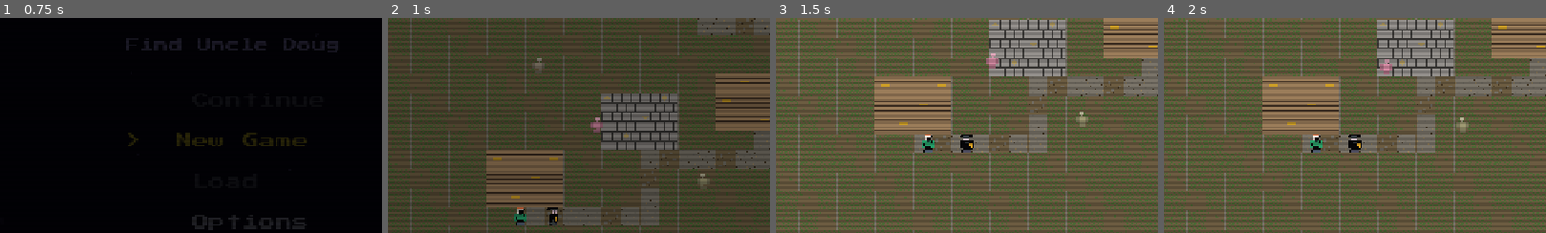
Above: before the commit, frames 1-4 (left to right).
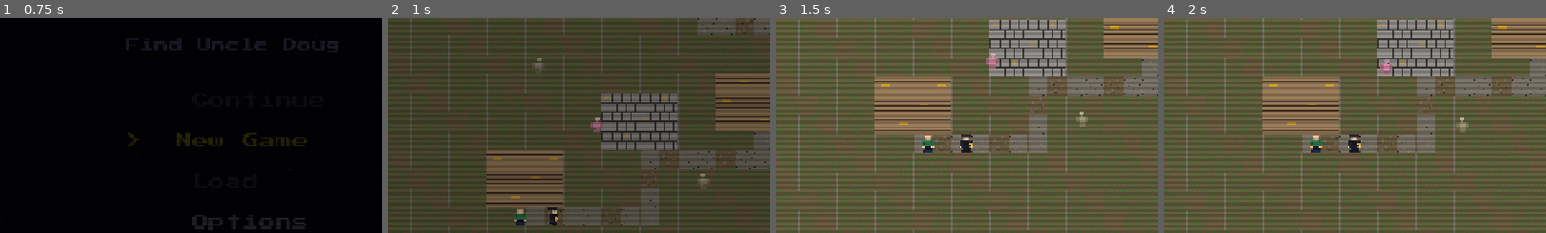
Above: after the commit, the same moments.

Repository: dougreichard/rpg_game
Game: Godot game, scene res://scenes/ui/TitleScreen.tscn
Two runs of this game, one before a commit and one after it. Both use one fixed random seed, a clock stepped at 60 frames per second and the inputs below.
Inputs (mouse positions are % of the whole screen's width and height, from its top left):
- Up to frame 1 (0.75 s): tap Enter (ui_accept) at 0.5 s; move the mouse to (72, 45) at 0.52 s; hold D (move_right) from 0.53 s (still down); hold Enter (ui_accept) from 0.53 s (still down); click (72, 45) at 0.67 s
- Up to frame 2 (1 s): keep holding D (move_right); keep holding Enter (ui_accept)
- Up to frame 3 (1.5 s): release D (move_right) at 1.25 s; release Enter (ui_accept) at 1.25 s; drag from (30, 55) to (45, 70) at 1.27 s
- Up to frame 4 (2 s): no input
The pictures show only the part of the screen within x 20-70%, y 33-83%; the shares and areas given below are measured in that part.

Frame 1 is identical in both runs. In frame 2, 0.2% of the frame differs, in the area x 33-45%, y 88-97%; in frame 3, 0.4%, in the area x 38-52%, y 54-63%; in frame 4, 0.4%.

Commit message:
Bigger Sprites

Diff:
--- a/scripts/overworld/overworld_map.gd
+++ b/scripts/overworld/overworld_map.gd
@@ -591,13 +591,13 @@
 
 	_active_player = PlayerScript.new()
 	add_child(_active_player)
-	_active_player.setup(_load_player_frames(active_name))
+	_active_player.setup(_load_player_frames(active_name), _player_sprite_scale(active_name))
 	_active_player.global_position = spawn
 	_active_player.mode = PlayerScript.Mode.ACTIVE
 
 	_standby_player = PlayerScript.new()
 	add_child(_standby_player)
-	_standby_player.setup(_load_player_frames(standby_name))
+	_standby_player.setup(_load_player_frames(standby_name), _player_sprite_scale(standby_name))
 	_standby_player.global_position = spawn + Vector2(-TILE, 0.0)
 	_standby_player.mode = PlayerScript.Mode.FOLLOW
 
@@ -609,6 +609,13 @@
 	if loaded != null:
 		return loaded
 	return PlaceholderArt.make_player_frames(CHAR_DATA[character_name].sprite_color, character_name)
+
+# 64x64 real sheets are 2x-oversampled (DESIGN.md SS2.0) and need scaling down
+# to the 32x32 gameplay footprint; 32x32 placeholder frames render at 1:1.
+func _player_sprite_scale(character_name: String) -> float:
+	if SpriteLoader.try_load_player(character_name) != null:
+		return SpriteLoader.PLAYER_SPRITE_SCALE
+	return 1.0
 
 # NPC_DATA_2 entries may carry a "requires_flag" ({location, flag}) -- those
 # townsfolk represent characters "freed" by a secret-passage discovery
--- a/scripts/overworld/overworld_player.gd
+++ b/scripts/overworld/overworld_player.gd
@@ -28,9 +28,10 @@
 	add_child(shape)
 
 
-func setup(frames: SpriteFrames) -> void:
+func setup(frames: SpriteFrames, sprite_scale: float = 1.0) -> void:
 	sprite = AnimatedSprite2D.new()
 	sprite.sprite_frames = frames
+	sprite.scale = Vector2.ONE * sprite_scale
 	sprite.play("idle")
 	add_child(sprite)
 
--- a/scripts/players/player.gd
+++ b/scripts/players/player.gd
@@ -67,8 +67,11 @@
 	hitbox.hit_landed.connect(register_hit_landed)
 	if sprite.sprite_frames == null:
 		var loaded: SpriteFrames = SpriteLoader.try_load_player(data.character_name)
-		sprite.sprite_frames = loaded if loaded != null \
-			else PlaceholderArt.make_player_frames(data.sprite_color, data.character_name)
+		if loaded != null:
+			sprite.sprite_frames = loaded
+			sprite.scale = Vector2.ONE * SpriteLoader.PLAYER_SPRITE_SCALE
+		else:
+			sprite.sprite_frames = PlaceholderArt.make_player_frames(data.sprite_color, data.character_name)
 	sprite.play("idle")
 
 func _physics_process(delta: float) -> void:
--- a/scripts/systems/sprite_loader.gd
+++ b/scripts/systems/sprite_loader.gd
@@ -8,6 +8,12 @@
 # PNG is decoded at most once per session.
 
 const TILE_SIZE: int = 32
+
+# Player sheets are authored at 64x64 (2x oversample over the 32x32 gameplay
+# tile, per DESIGN.md SS2.0/SS3) — try_load_player scales the AnimatedSprite2D
+# down via PLAYER_SPRITE_SCALE so the on-screen footprint stays 32x32.
+const PLAYER_TILE_SIZE: int = 64
+const PLAYER_SPRITE_SCALE: float = 0.5
 
 # Player animation layout — row order from sprites.md.
 const PLAYER_ANIMS: Array = [
@@ -64,7 +70,7 @@
 	var tex: Texture2D = load(path)
 	if tex == null:
 		return null
-	var result: SpriteFrames = _build(tex.get_image(), PLAYER_ANIMS, TILE_SIZE, TILE_SIZE)
+	var result: SpriteFrames = _build(tex.get_image(), PLAYER_ANIMS, PLAYER_TILE_SIZE, PLAYER_TILE_SIZE)
 	_player_cache[key] = result
 	return result
 
Binary file changed: assets/art/sprites/ben.png
Binary file added: assets/art/sprites/calvin_and_coolidge.png
Not shown, added: assets/art/sprites/calvin_and_coolidge.png.import
Binary file changed: assets/art/sprites/erin.png
Binary file changed: assets/art/sprites/ethan.png
Binary file changed: assets/art/sprites/evan.png
Binary file added: assets/art/sprites/frosty.png
Not shown, added: assets/art/sprites/frosty.png.import
Binary file added: assets/art/sprites/guinea_pigs.png
Not shown, added: assets/art/sprites/guinea_pigs.png.import
Binary file added: assets/art/sprites/lizard.png
Not shown, added: assets/art/sprites/lizard.png.import
(and 16 more such lines)
